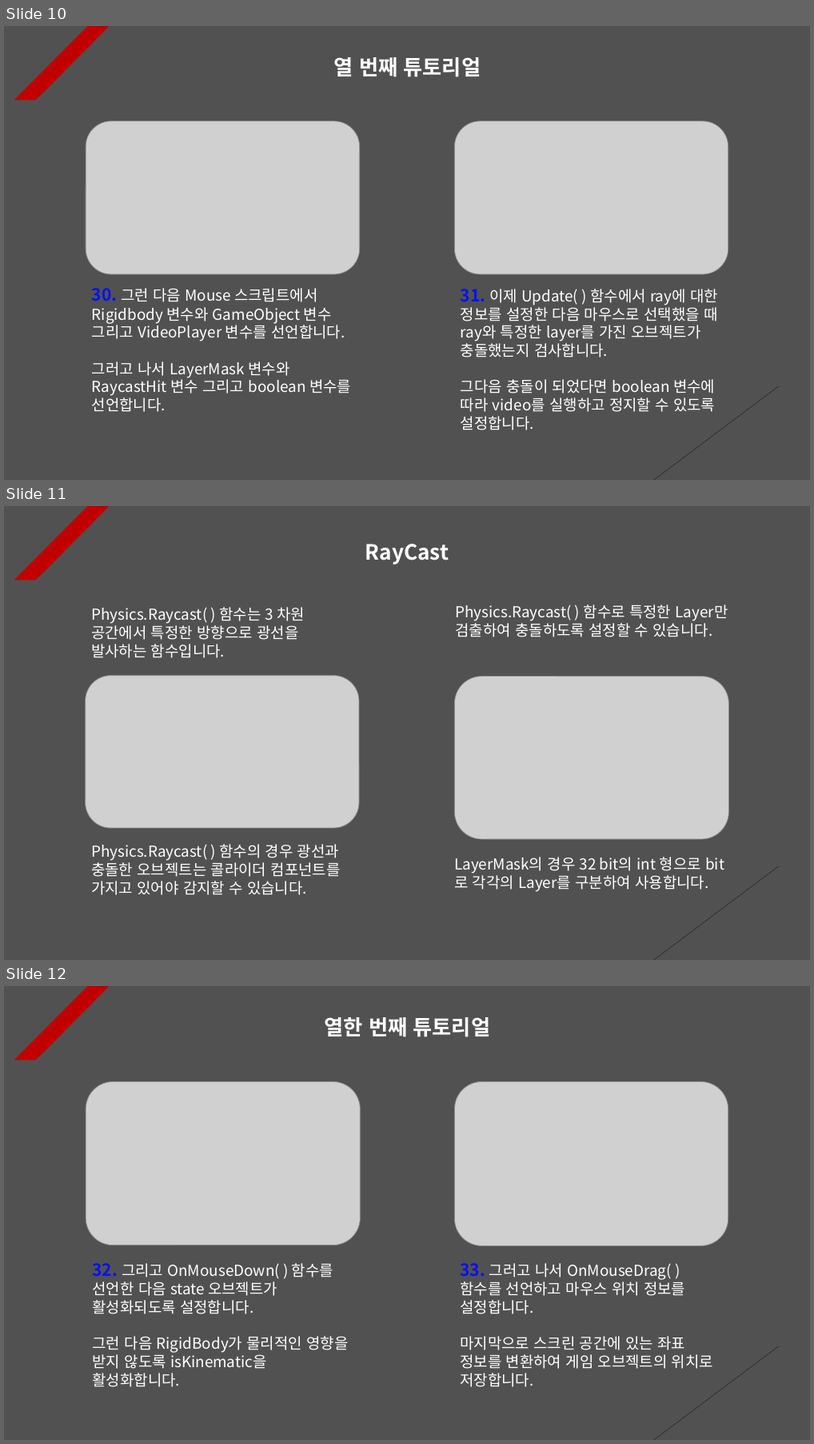
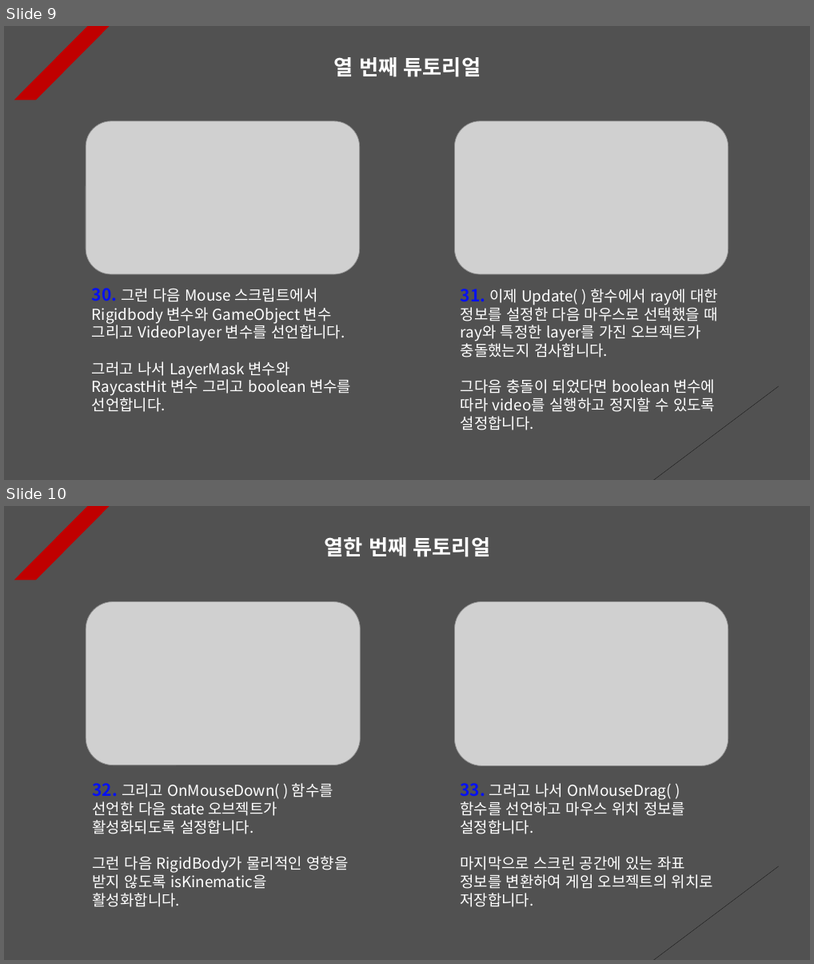
Before and after one commit to Unity2033/3D-UnityEngine, a slide deck: Assets/Mouse Function/PPT Data/Mouse Example.pptx. Shown one above the other, each under a label of ours: slides 10, 11 and 12 before the commit, slides 9 and 10 after it. The pictures are 814x1444 and 814x964 pixels, drawn with LibreOffice and Linux fonts; fonts in the diff are those of the drawing; grey boxes stand for pictures. Boxes give left, top, right and bottom in pixels: in the first picture for what was removed or moved away, otherwise in the second. Text is boxed around its words. In the diff, an @@ line names an element or a change of style, - is before the commit and + after.

```diff
--- a/Assets/Mouse Function/PPT Data/Mouse Example.pptx
+++ b/Assets/Mouse Function/PPT Data/Mouse Example.pptx
@@ slide 11 removed at box(4, 506, 810, 960), background #515151; not listed: 2 template elements that a slide beside it also shows @@
@@ text removed at box(366, 544, 449, 564) @@
-RayCast
@@ text removed at box(91, 607, 306, 658) @@
-Physics.Raycast( ) 함수는 3 차원 공간에서 특정한 방향으로 광선을 발사하는 함수입니다.
@@ text removed at box(455, 604, 729, 637) @@
-Physics.Raycast( ) 함수로 특정한 Layer만 검출하여 충돌하도록 설정할 수 있습니다.
@@ picture removed at box(86, 676, 360, 828) @@
@@ picture removed at box(454, 676, 730, 839) @@
@@ text removed at box(91, 844, 341, 895) @@
-Physics.Raycast( ) 함수의 경우 광선과 충돌한 오브젝트는 콜라이더 컴포넌트를 가지고 있어야 감지할 수 있습니다.
@@ text removed at box(454, 856, 709, 892) @@
-LayerMask의 경우 32 bit의 int 형으로 bit로 각각의 Layer를 구분하여 사용합니다.
@@ what was slide 10 is now slide 9 @@
@@ what was slide 12 is now slide 10 @@
```
Also in this commit, not shown: 3 other slides removed, 54 other files.
